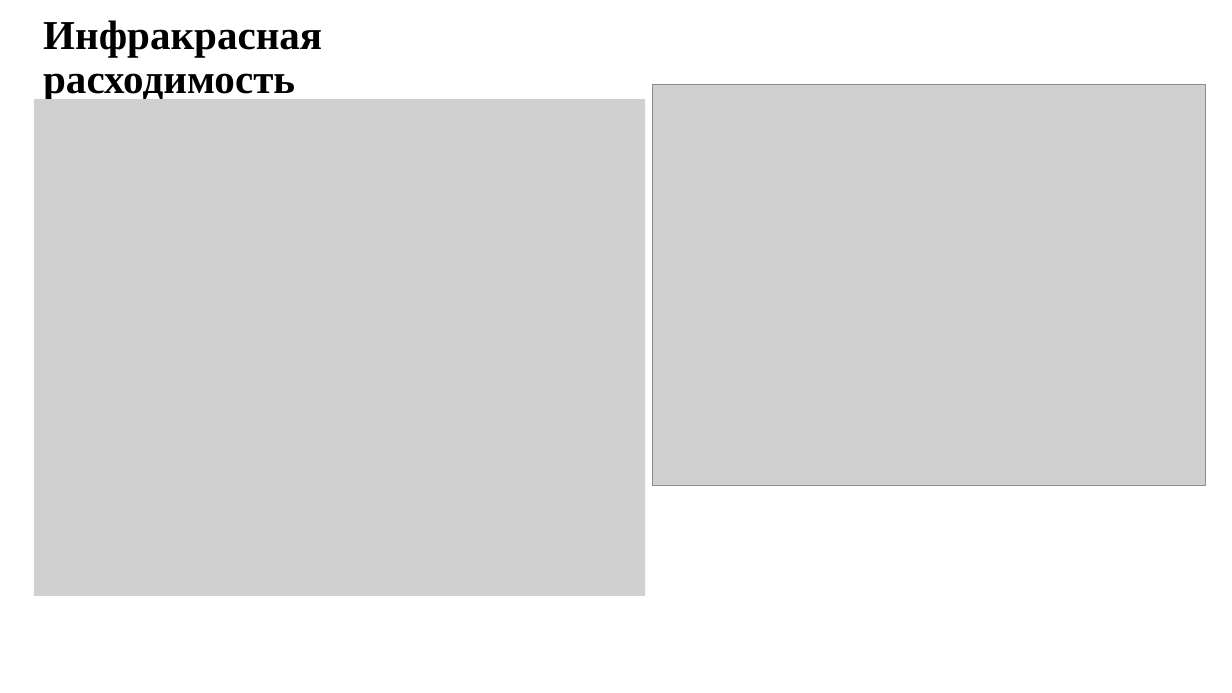
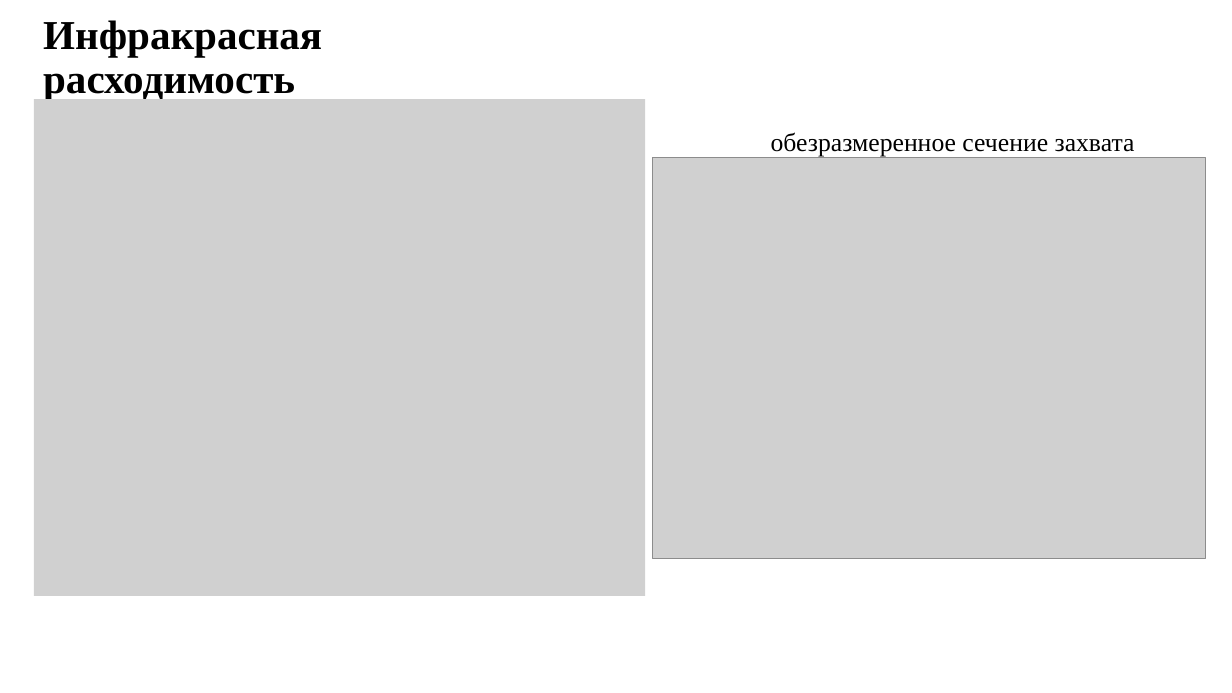
Before and after one commit to IwM341/DarkMatterScattering, a slide deck: slide 9 of Work/Work.pptx. Drawn at 1232x693 pixels with LibreOffice and Linux fonts; fonts in the diff are those of the drawing; grey boxes stand for pictures. Boxes give left, top, right and bottom in pixels: in the first picture for what was removed or moved away, otherwise in the second. Text is boxed around its words. In the diff, an @@ line names an element or a change of style, - is before the commit and + after.

```diff
--- a/Work/Work.pptx
+++ b/Work/Work.pptx
@@ text added at <box>771,132,1135,156</box>, 20 pt, text #000000 @@
+обезразмеренное сечение захвата
@@ picture: place and size @@
-picture at <box>653,85,1205,486</box>
+picture at <box>653,157,1205,558</box>
```
Also in this commit, not shown: 7 other slides changed, 7 slides added, 14 other files.
